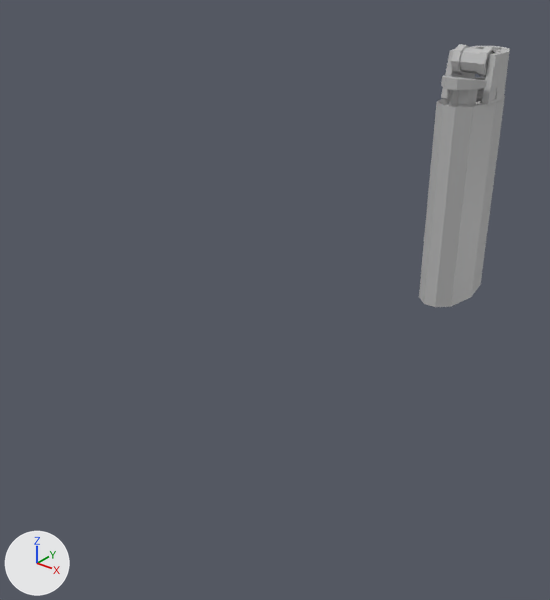
The FBX model Assets/Models/Objects/Lighter.fbx, before and after one commit.
Rendered twice from a 50 mm camera at (0.0951, -0.077, 0.1045) aimed at (-0.0079, 0.0518, 0.0247). The axes (+X, +Y, +Z) are drawn at lower left. The lights are the same throughout. Where no turn or scale is listed for an object, it has been applied to the vertices.

Before the edit, the objects in view are built like this:
```python
me_mesh = bpy.data.meshes.new('Mesh')
me_mesh.from_pydata(...)  # 416 vertices, 407 faces; spans x -0.0076..0.0076, y -0.0138..0.0138, z -0.0378..0.0378
me_mesh.materials.append(mat_lambert1)  # grey #bcbcbc
ob_lighter = bpy.data.objects.new('lighter', me_mesh)
ob_lighter.location = (0.0, 0.1323, 0.0378)
```
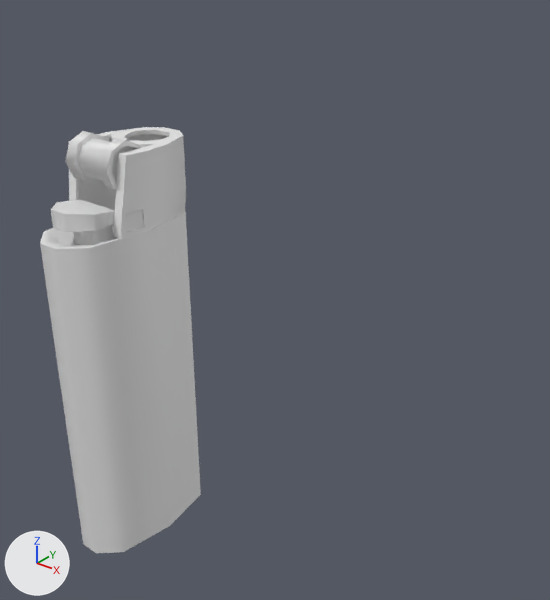
The change in detail:
Material 'Lighter_Shader' (mat_lighter_shader) is new.
Its base color is (0.8, 0.8, 0.8) (white #e7e7e7).
me_mesh is used by ob_lighter; location (0.0, 0.1323, 0.0378).
me_mesh had 416 vertices, 407 faces and spanned x -0.0076..0.0076, y -0.0138..0.0138, z -0.0378..0.0378.
me_mesh now has 335 vertices, 634 faces and spans x -0.0074..0.0074, y -0.0138..0.0138, z -0.0378..0.0378.
me_mesh part 1: a new loose piece of 25 vertices spanning x -0.0046..0.0046, y -0.0112..-0.0035, z 0.0208..0.0281, in mat_lighter_shader (white #e7e7e7).
me_mesh part 2: 13 vertices moved from x -0.0073..0.0072, y -0.0042..0.0138, z 0.0232..0.0271 to x -0.0066..0.0065, y -0.0042..0.0136, z 0.023..0.0271; 172 vertices removed from x -0.0076..0.0076, y -0.0138..0.0138, z 0.0216..0.0361; 66 vertices added at x -0.0072..0.0072, y -0.0123..0.0136, z 0.0216..0.0361.
me_mesh part 3: 10 faces spanning x -0.0069..0.0069, y 0.0058..0.0116, z 0.0271..0.0361 switch from mat_lambert1 (grey #bcbcbc) to mat_lighter_shader (white #e7e7e7).
Object 'lighter' (ob_lighter) moves from (0.0, 0.1323, 0.0378) to (0.0, 0.0, 0.0378).

Where the change shows, as pixel boxes (x1, y1, x2, y2) in the pictures (550 x 600 px):
'lighter', reshaped, moved (76% wider, 62% taller)
    before: (419, 44, 510, 307)
    after: (40, 127, 201, 553)
part 1 of me_mesh, added
    after: (51, 199, 115, 245)
part 2 of me_mesh, cut back
    before: (437, 50, 509, 107)
    after: (40, 133, 186, 249)
part 3 of me_mesh, recoloured
    before: (473, 46, 510, 77)
    after: (132, 127, 184, 157)
